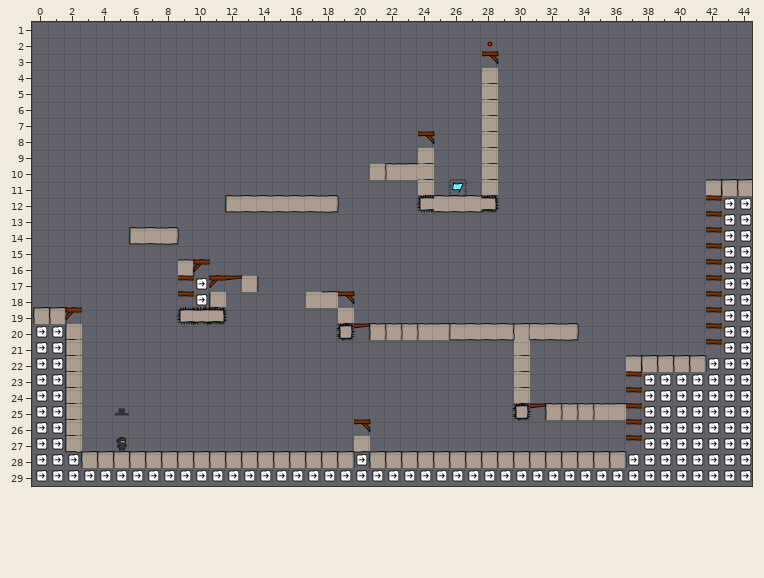
Level history. Tiled map: raw/levelconverter/maps/n1.tmx. The first picture shows the starting point.
Cells are 40x40 px. Shown: x 0..44, y 1..29.
New version:
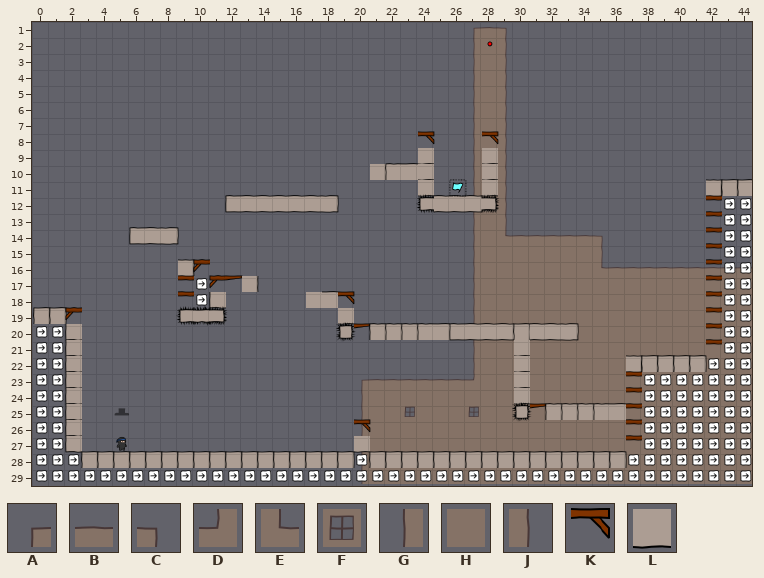
Key: from "background": A 0, B 1, C 2, D 3, E 4, F 5, G 8, H 9, J 10; from "world1": K 11, L 19.
_ is an empty cell.
What changed:
Layer "bg":
y 1: x 27..29 ___ -> ABC
y 2..13: x 27..29 ___ -> GHJ
y 14: x 27..35 _________ -> GHEBBBBBC
y 15: x 27..35 _________ -> GHHHHHHHJ
y 16: x 27..44 __________________ -> GHHHHHHHEBBBBBBBBB
y 17..22: x 27..44 __________________ -> GHHHHHHHHHHHHHHHHH
y 23: x 20..44 _________________________ -> ABBBBBBDHHHHHHHHHHHHHHHHH
y 24: x 20..44 _________________________ -> GHHHHHHHHHHHHHHHHHHHHHHHH
y 25: x 20..44 _________________________ -> GHHFHHHFHHHHHHHHHHHHHHHHH
y 26..29: x 20..44 _________________________ -> GHHHHHHHHHHHHHHHHHHHHHHHH
Layer "walls":
y 3: x 28 K -> _
y 4..7: x 28 L -> _
y 8: x 28 L -> K
Pixel boxes of the changes (left, top, right, bottom) in both pictures:
changed: (361, 27, 752, 484)
